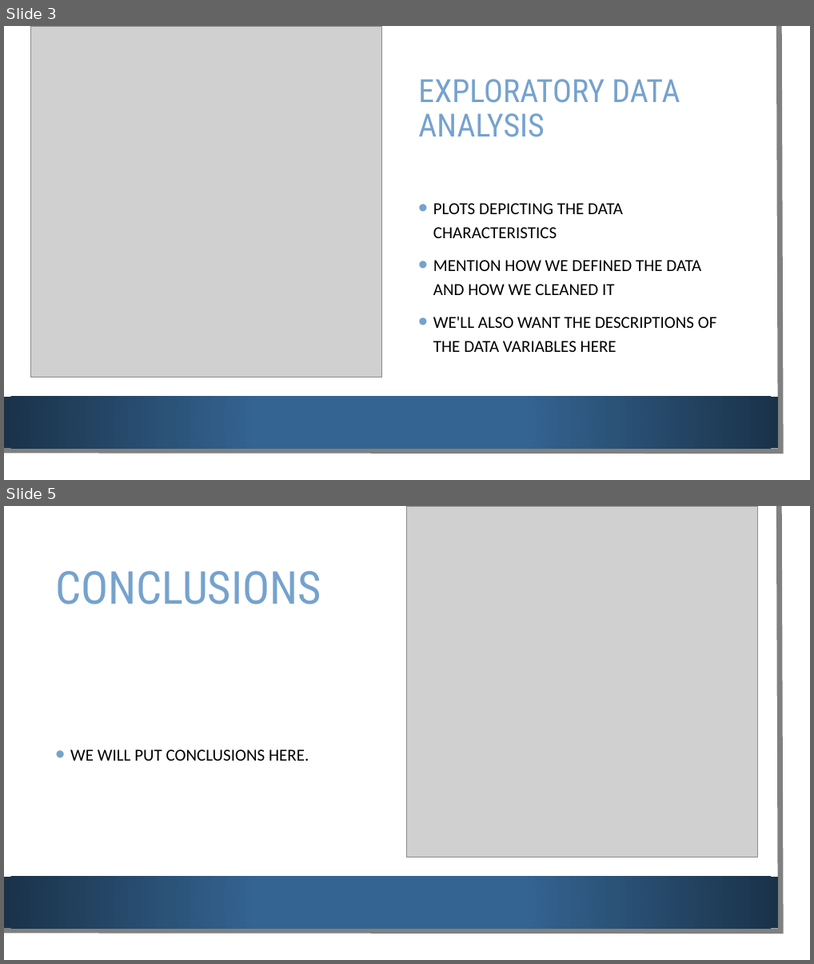
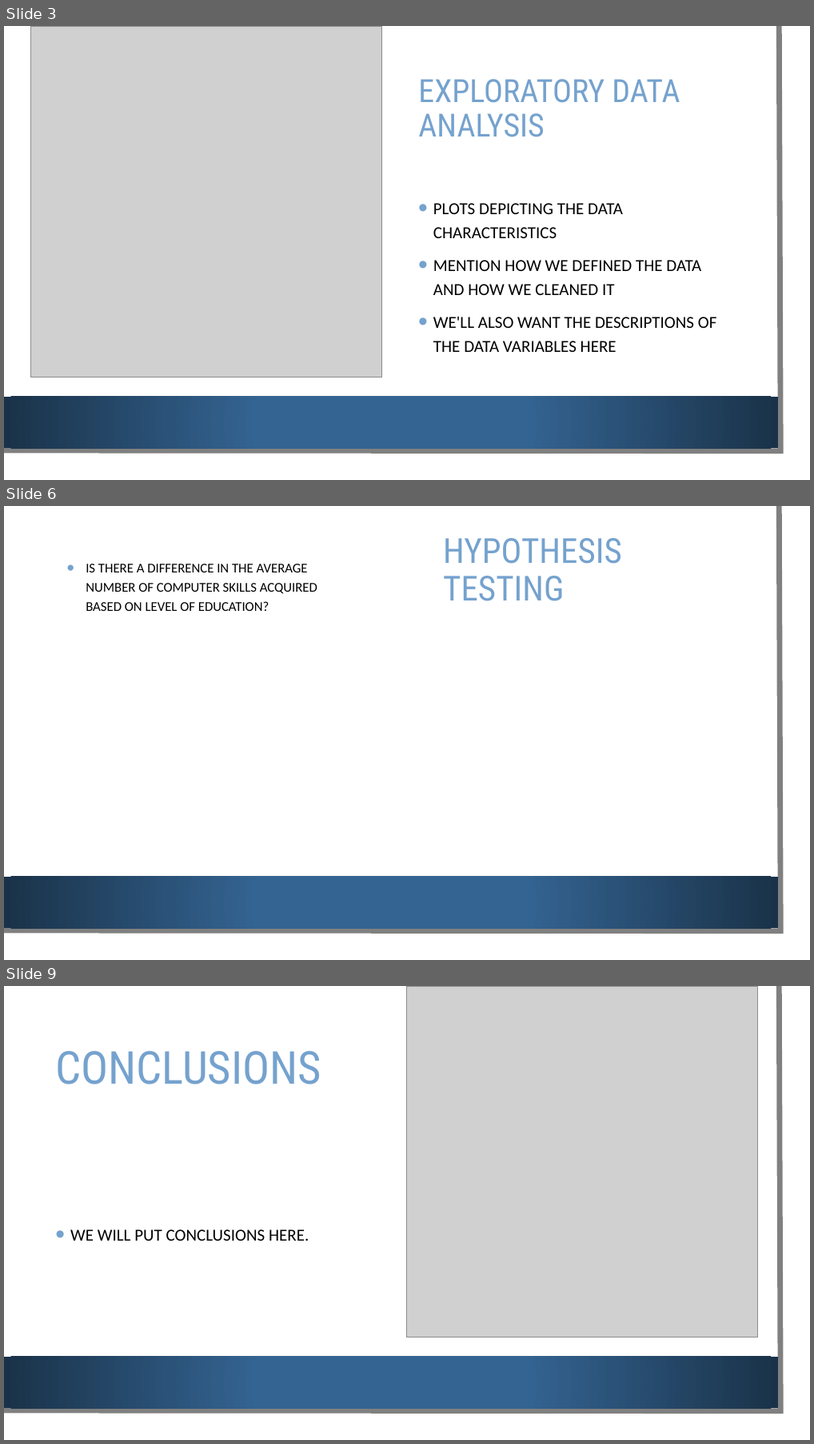
Before and after one commit to NemaPuthanveetil/DATS6101-Team-Global-Project, a slide deck: Presentation for Data Science 101.pptx. Shown one above the other, each under a label of ours: slides 3 and 5 before the commit, slides 3, 6 and 9 after it; the slides between them are not shown. The pictures are 814x964 and 814x1444 pixels, drawn with LibreOffice and Linux fonts; fonts in the diff are those of the drawing; grey boxes stand for pictures; background and template pictures are left out. Boxes give left, top, right and bottom in pixels: in the first picture for what was removed or moved away, otherwise in the second. Text is boxed around its words. In the diff, an @@ line names an element or a change of style, - is before the commit and + after.

```diff
--- a/Presentation for Data Science 101.pptx
+++ b/Presentation for Data Science 101.pptx
@@ slide 6 added at <box>4,506,810,960</box>, background picture (left out); not listed: 3 template elements that a slide beside it also shows @@
@@ title added at <box>443,538,622,601</box>, 41 pt, text #75A2CE @@
+HYPOTHESIS TESTING
@@ text added at <box>86,564,318,611</box>, 16 pt, text #000000 @@
+• IS THERE A DIFFERENCE IN THE AVERAGE NUMBER OF COMPUTER SKILLS ACQUIRED BASED ON LEVEL OF EDUCATION?
@@ what was slide 5 is now slide 9 @@
```
Also in this commit, not shown: 5 other slides added, 2 slides removed.
